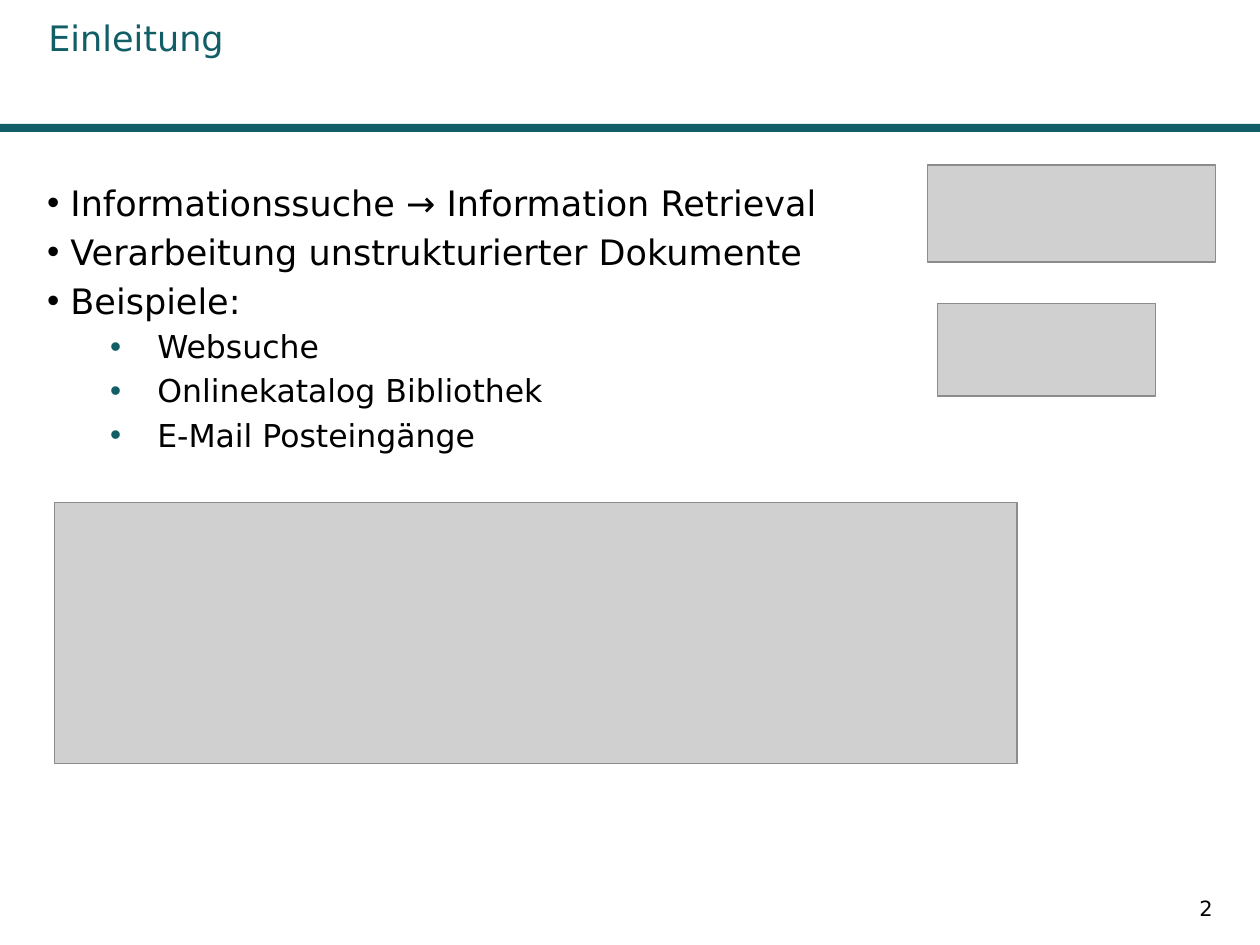
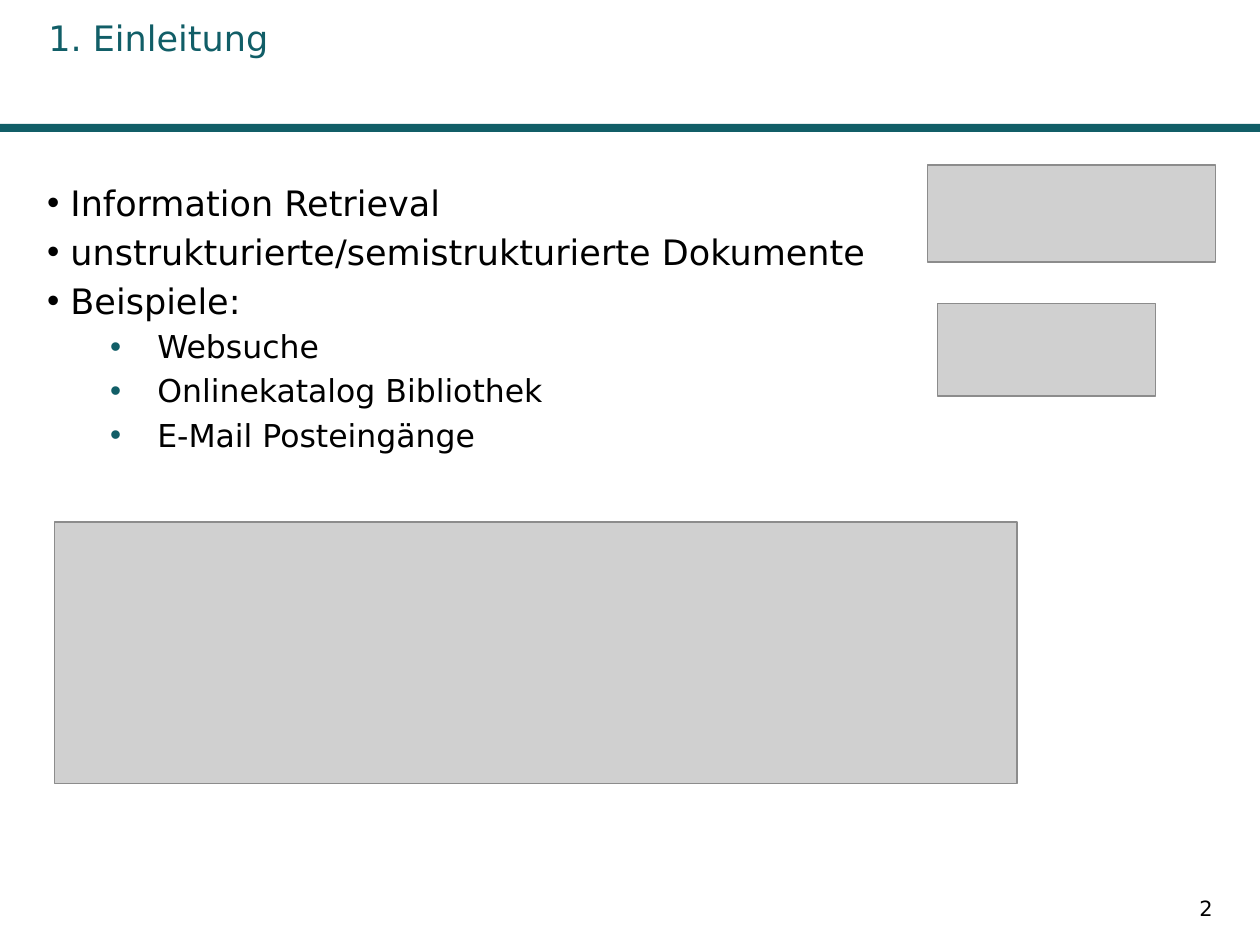
Before and after one commit to AnnikaK/SuchTool, a slide deck: slide 2 of Praesentation/Praesi.pptx. Drawn at 1260x945 pixels with LibreOffice and Linux fonts; fonts in the diff are those of the drawing; grey boxes stand for pictures; background and template pictures are left out. Boxes give left, top, right and bottom in pixels: in the first picture for what was removed or moved away, otherwise in the second. Text is boxed around its words. In the diff, an @@ line names an element or a change of style, - is before the commit and + after.

```diff
--- a/Praesentation/Praesi.pptx
+++ b/Praesentation/Praesi.pptx
@@ title at (48,24,268,59): text changed @@
-Einleitung
+1. Einleitung
@@ text at (70,189,865,269): text changed @@
-• Informationssuche → Information Retrieval
-• Verarbeitung unstrukturierter Dokumente
+• Information Retrieval
+• unstrukturierte/semistrukturierte Dokumente
@@ picture: place and size @@
-picture at (54,503,1017,764)
+picture at (54,522,1017,782)
```
Also in this commit, not shown: 46 other slides changed, 2 slides added, 6 other files.
